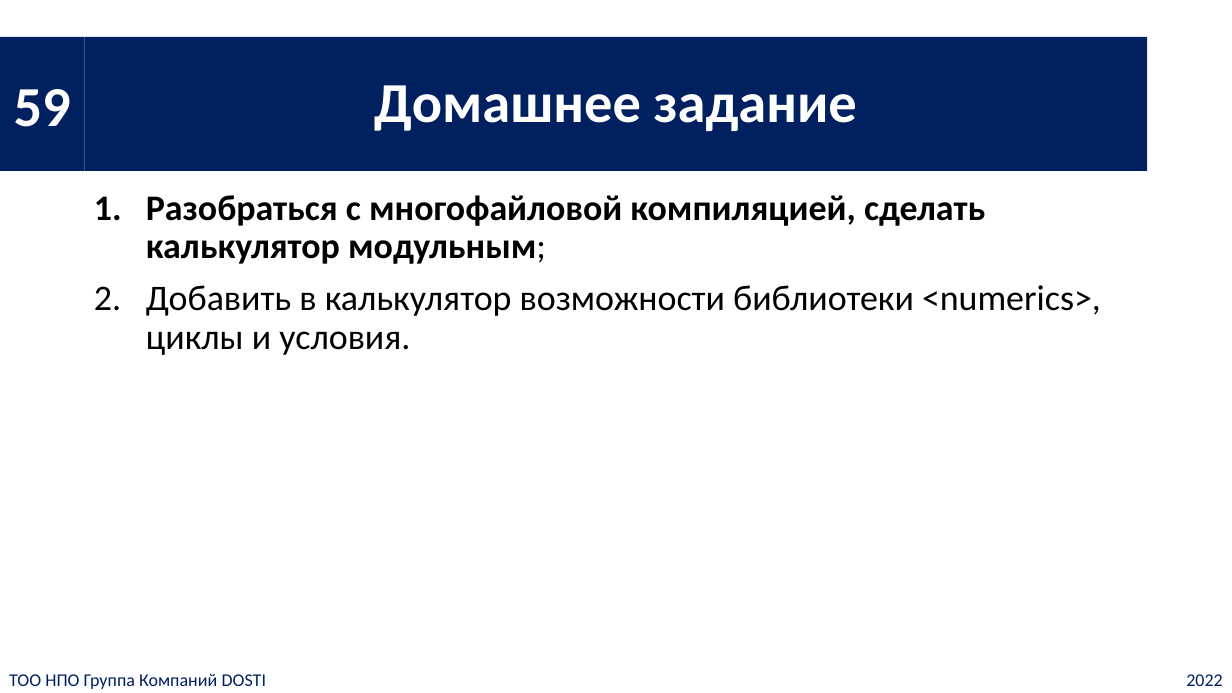
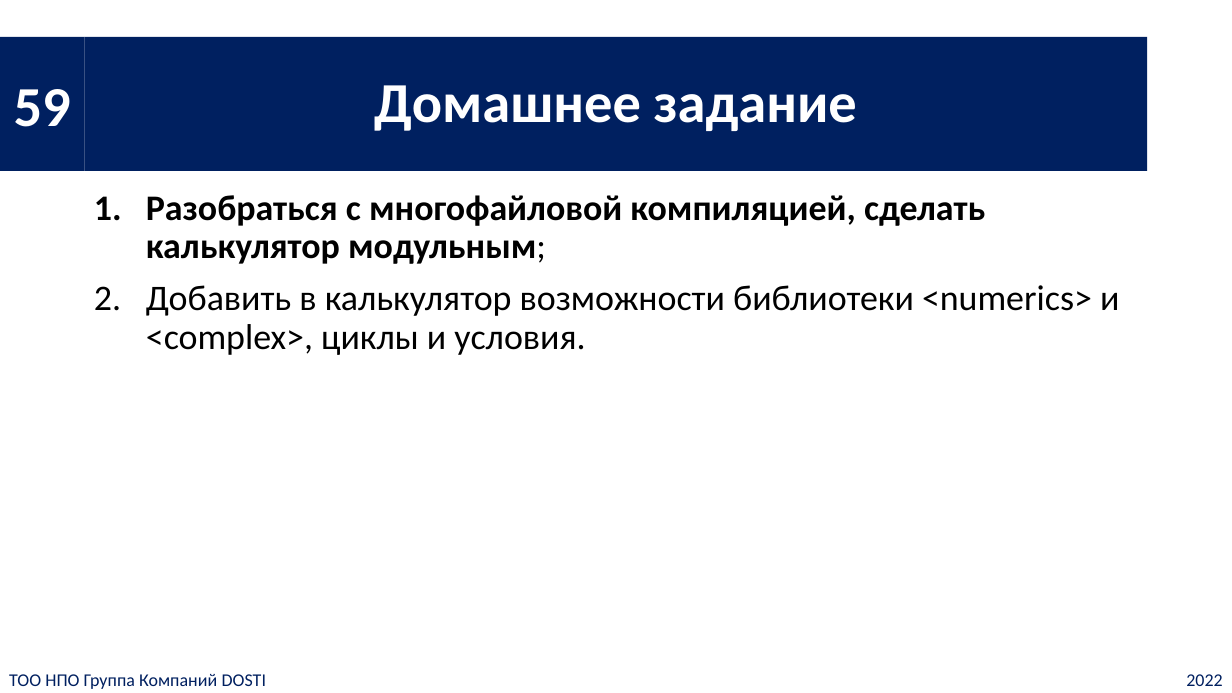
Before and after one commit to sarvex/book-CPP, a slide deck: slide 10 of slides/002 Core.pptx. Drawn at 1232x693 pixels with LibreOffice and Linux fonts; fonts in the diff are those of the drawing. Boxes give left, top, right and bottom in pixels: in the first picture for what was removed or moved away, otherwise in the second. Text is boxed around its words. In the diff, an @@ line names an element or a change of style, - is before the commit and + after.

```diff
--- a/slides/002 Core.pptx
+++ b/slides/002 Core.pptx
@@ text at [146,285,1119,355]: text changed @@
-2. Добавить в калькулятор возможности библиотеки <numerics>, циклы и условия.
+2. Добавить в калькулятор возможности библиотеки <numerics> и <complex>, циклы и условия.
```
Also in this commit, not shown: 35 other files.
